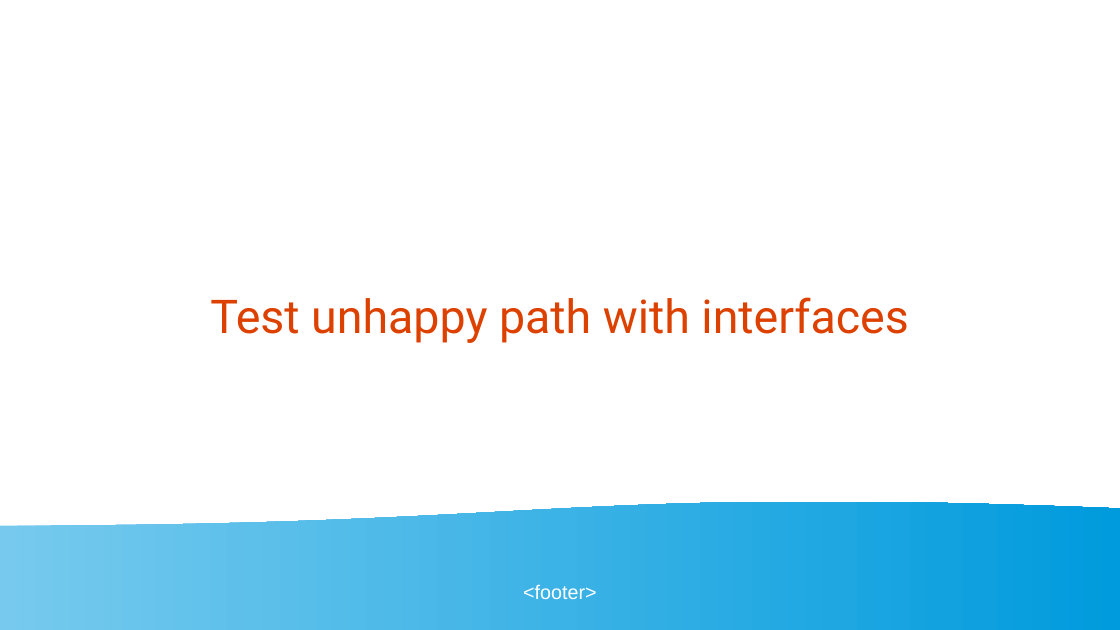
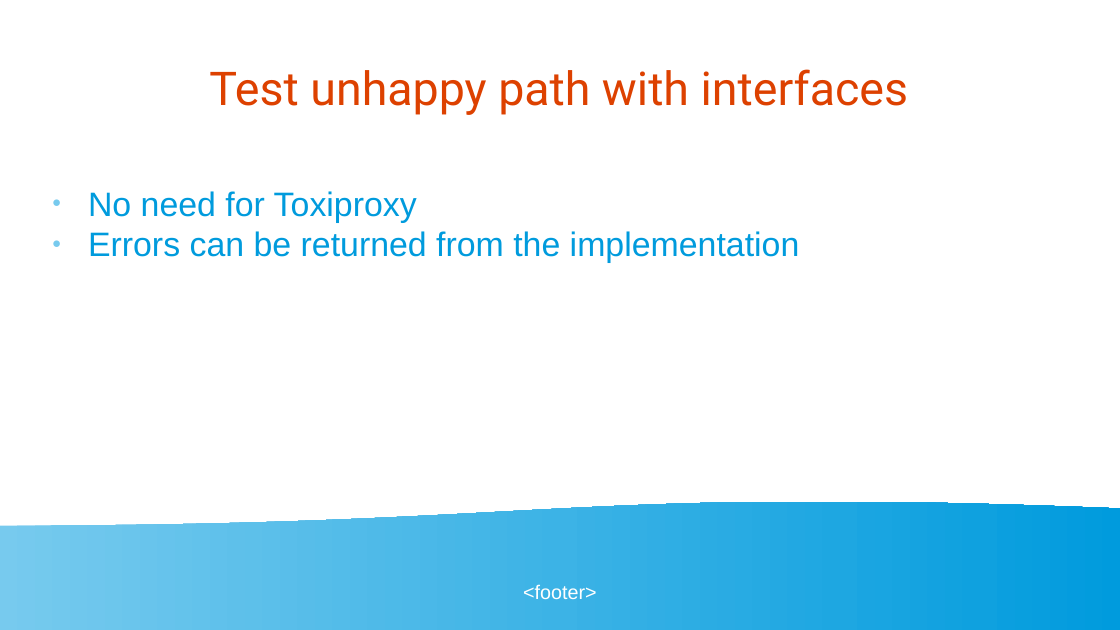
Before and after one commit to golangbot/gophercon-uk-2025-talk, a slide deck: slide 42 of Presentation.odp. Drawn at 1120x630 pixels with LibreOffice and Linux fonts; fonts in the diff are those of the drawing. Boxes give left, top, right and bottom in pixels: in the first picture for what was removed or moved away, otherwise in the second. Text is boxed around its words. In the diff, an @@ line names an element or a change of style, - is before the commit and + after.

```diff
--- a/Presentation.odp
+++ b/Presentation.odp
@@ title "Test unhappy path with interfaces": place and size @@
-title "Test unhappy path with interfaces" at bbox=[210, 297, 908, 343]
+title "Test unhappy path with interfaces" at bbox=[209, 69, 908, 115]
@@ text added at bbox=[88, 191, 800, 263], 24 pt, text #009BDD @@
+● No need for Toxiproxy
+● Errors can be returned from the implementation
```
Also in this commit, not shown: 6 other slides changed, 2 other files.
